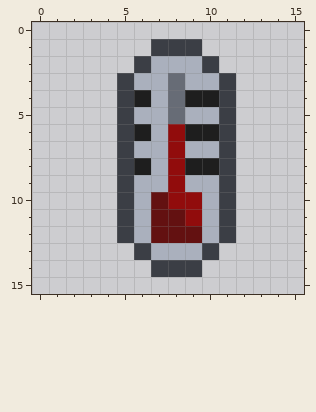
Pixel-art file, stored at art/toolbar_icons/thermometer_toolbar.aseprite. The first picture shows the starting point.
16x16 pixels, 1 frame.
Once edited:
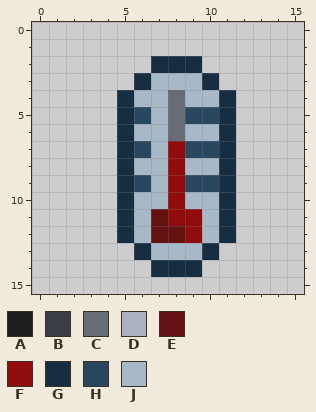
Palette (. is transparent): A #1e1e1e  B #3b3e45  C #676c76  D #aab0bd  E #631111  F #910c0c  G #162d42  H #2a4760  J #a7b9c8
Edits made:
Changed rows in their new state; - is an unchanged pixel.
first column x 5:
 1 --...--
 2 -.GGG.-
 3 .GJJJG.
 4 GJJ-JJG
 5 GHJ-HHG
 6 GJJCJJG
 7 GHJ-HHG
 8 GJJ-JJG
 9 GHJ-HHG
10 GJJ-JJG
11 GJ-F-JG
12 GJ--FJG
13 -GJJJG-
14 --GGG--
Boxes around the changes in both pictures, in picture pixels (x1, y1, x2, y2):
changed: (117, 39, 236, 277)
